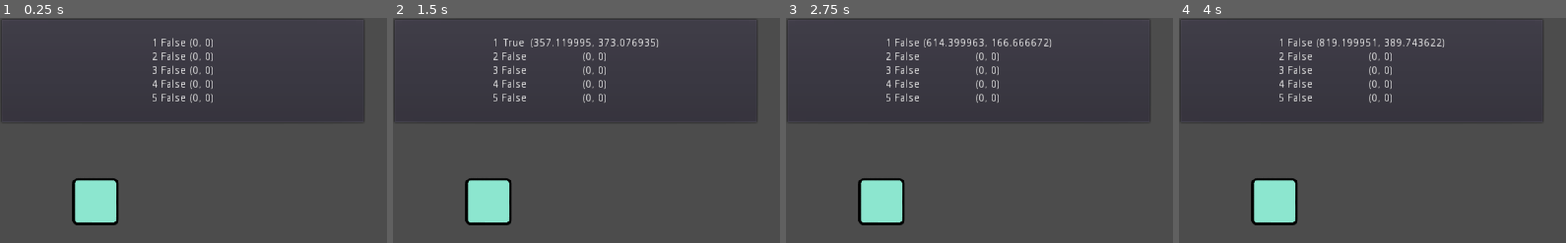
Above: before the commit, frames 1-4 (left to right).
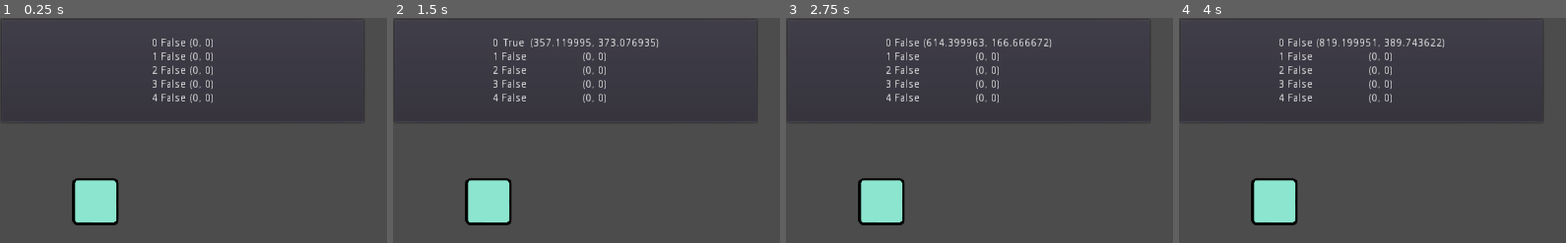
Above: after the commit, the same moments.

Repository: ikhtopod/splash-of-contacts-prototype
Game: Godot game, scene res://Demo/Demo.tscn
Two runs of this game, one before a commit and one after it. Both use one fixed random seed, a clock stepped at 60 frames per second and the inputs below. The engine's default icon, where the game draws it, is replaced by a stand-in: a white triangle on a blue panel in a dark square.
Inputs (mouse positions are % of the whole screen's width and height, from its top left):
- Up to frame 1 (0.25 s): no input
- Up to frame 2 (1.5 s): tap Enter at 0.5 s; move the mouse to (73, 46) at 0.52 s; click (73, 46) at 0.67 s; tap Space at 1.25 s; drag from (30, 56) to (45, 78) at 1.27 s
- Up to frame 3 (2.75 s): tap Enter at 2 s; move the mouse to (61, 29) at 2.02 s; click (61, 29) at 2.17 s
- Up to frame 4 (4 s): tap Space at 2.75 s; drag from (46, 71) to (20, 36) at 2.77 s; move the mouse to (81, 66) at 3.52 s; click (81, 66) at 3.67 s
The pictures show only the part of the screen within x 0-50%, y 0-50%; the shares and areas given below are measured in that part.

The runs differ from the first frame. In frame 1, 0.1% of the frame differs, in the area x 39-41%, y 9-38%; in frame 2, 0.1%, in the area x 25-28%, y 9-38%; in frame 3, 0.1%; in frame 4, 0.1%.

Commit message:
added index to class TouchEventStat

Diff:
--- a/Demo/Demo.gd
+++ b/Demo/Demo.gd
@@ -3,8 +3,10 @@
 
 func ShowTouchManagerStat() -> void:
 	for i in range(TouchManager.MultiTouch.MAX_TOUCH):
+		var index_node = get_node("Control/PanelContainer/HBoxContainer/index/" + str(i))
 		var pressed_node = get_node("Control/PanelContainer/HBoxContainer/pressed/" + str(i))
 		var position_node = get_node("Control/PanelContainer/HBoxContainer/position/" + str(i))
+		index_node.text = str(TouchManager.current_touch.At(i).GetIndex())
 		pressed_node.text = str(TouchManager.current_touch.At(i).IsPressed())
 		position_node.text = str(TouchManager.current_touch.At(i).GetPosition())
 
--- a/Demo/Demo.tscn
+++ b/Demo/Demo.tscn
@@ -24,7 +24,6 @@
 margin_bottom = 40.0
 
 [node name="PanelContainer" type="PanelContainer" parent="Control"]
-editor/display_folded = true
 margin_right = 475.0
 margin_bottom = 138.0
 
@@ -35,13 +34,13 @@
 margin_bottom = 131.0
 alignment = 1
 
-[node name="VBoxContainer" type="VBoxContainer" parent="Control/PanelContainer/HBoxContainer"]
+[node name="index" type="VBoxContainer" parent="Control/PanelContainer/HBoxContainer"]
 margin_left = 167.0
 margin_right = 175.0
 margin_bottom = 124.0
 alignment = 1
 
-[node name="Label" type="Label" parent="Control/PanelContainer/HBoxContainer/VBoxContainer"]
+[node name="0" type="Label" parent="Control/PanelContainer/HBoxContainer/index"]
 margin_top = 19.0
 margin_right = 8.0
 margin_bottom = 33.0
@@ -49,7 +48,7 @@
 align = 1
 valign = 1
 
-[node name="Label2" type="Label" parent="Control/PanelContainer/HBoxContainer/VBoxContainer"]
+[node name="1" type="Label" parent="Control/PanelContainer/HBoxContainer/index"]
 margin_top = 37.0
 margin_right = 8.0
 margin_bottom = 51.0
@@ -57,7 +56,7 @@
 align = 1
 valign = 1
 
-[node name="Label3" type="Label" parent="Control/PanelContainer/HBoxContainer/VBoxContainer"]
+[node name="2" type="Label" parent="Control/PanelContainer/HBoxContainer/index"]
 margin_top = 55.0
 margin_right = 8.0
 margin_bottom = 69.0
@@ -65,7 +64,7 @@
 align = 1
 valign = 1
 
-[node name="Label4" type="Label" parent="Control/PanelContainer/HBoxContainer/VBoxContainer"]
+[node name="3" type="Label" parent="Control/PanelContainer/HBoxContainer/index"]
 margin_top = 73.0
 margin_right = 8.0
 margin_bottom = 87.0
@@ -73,7 +72,7 @@
 align = 1
 valign = 1
 
-[node name="Label5" type="Label" parent="Control/PanelContainer/HBoxContainer/VBoxContainer"]
+[node name="4" type="Label" parent="Control/PanelContainer/HBoxContainer/index"]
 margin_top = 91.0
 margin_right = 8.0
 margin_bottom = 105.0
--- a/Scripts/TouchManager.gd
+++ b/Scripts/TouchManager.gd
@@ -2,12 +2,20 @@
 
 
 class TouchEventStat:
+	var m_index: int setget SetIndex, GetIndex
 	var m_pressed: bool setget SetPressed, IsPressed
 	var m_position: Vector2 setget SetPosition, GetPosition
 
-	func _init(pressed: bool = false, position := Vector2()) -> void:
+	func _init(index: int = 0, pressed: bool = false, position := Vector2()) -> void:
+		m_index = index
 		m_pressed = pressed
 		m_position = position
+
+	func GetIndex() -> int:
+		return m_index
+
+	func SetIndex(index: int) -> void:
+		m_index = index
 
 	func IsPressed() -> bool:
 		return m_pressed
@@ -30,8 +38,8 @@
 	var m_touch: Array
 
 	func _init() -> void:
-		for i in range(MAX_TOUCH):
-			m_touch.push_back(TouchEventStat.new())
+		for index in range(MAX_TOUCH):
+			m_touch.push_back(TouchEventStat.new(index))
 
 	# Получить размер внутреннего массива MultiTouch
 	func Size() -> int:
